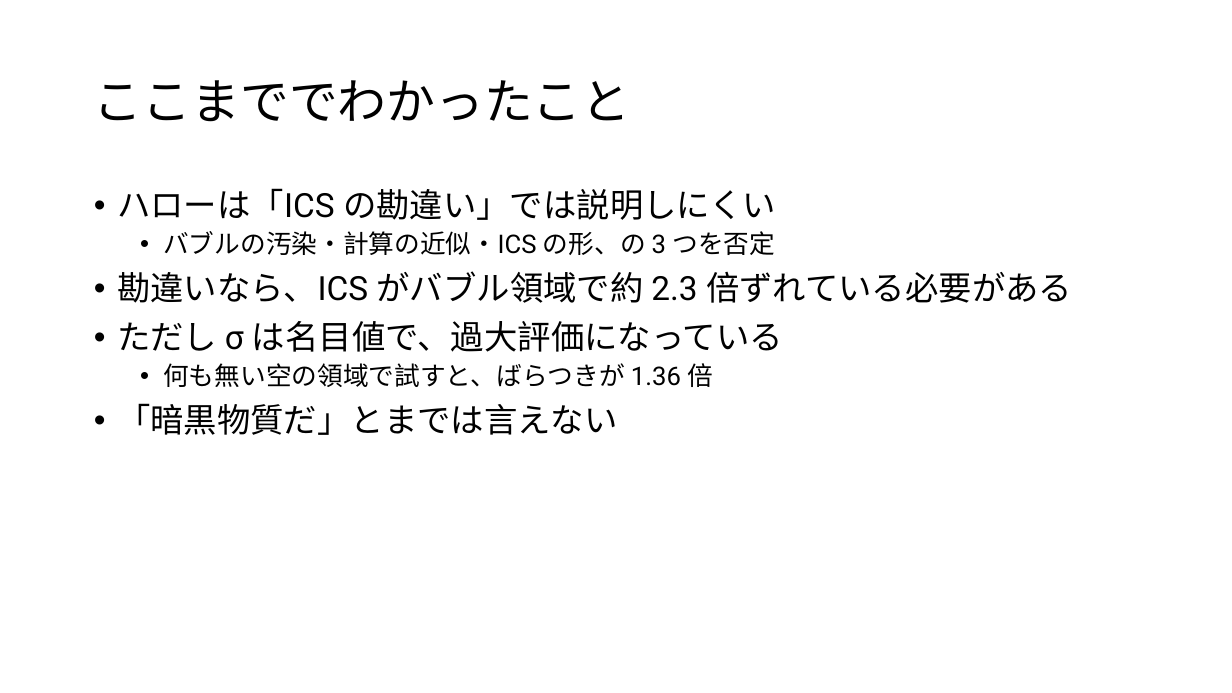
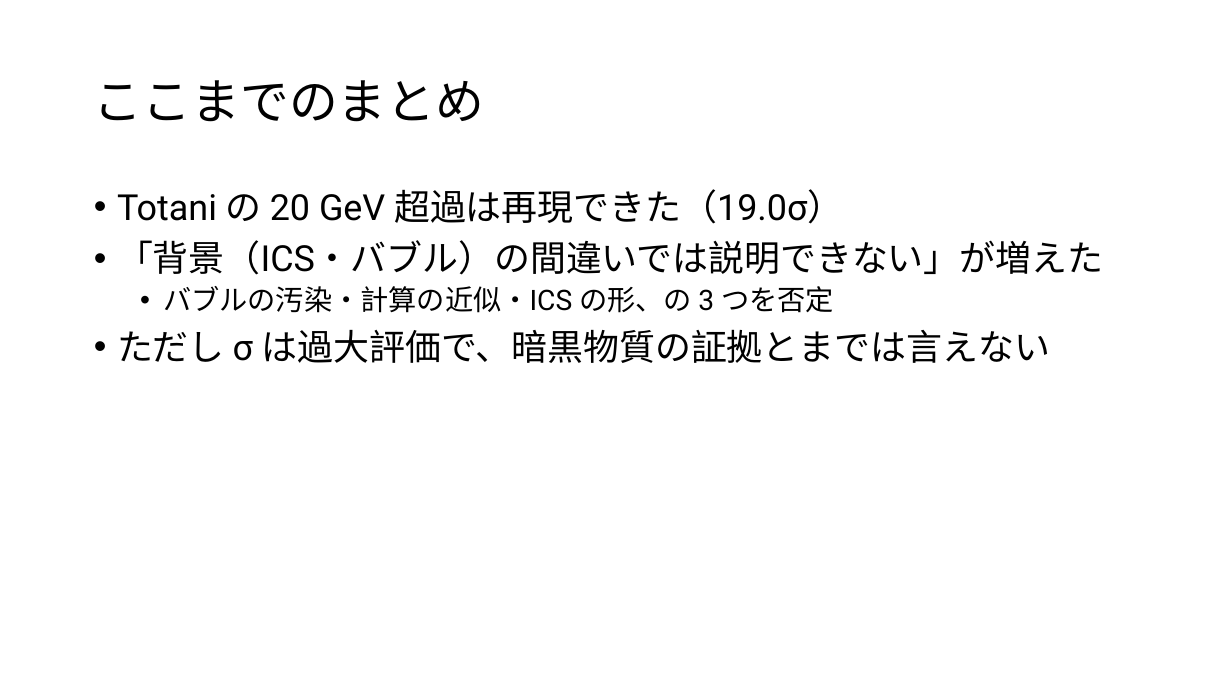
Before and after one commit to Mikann20041029/darkmatter-slides, a slide deck: slide 8 of slides/2026-10-02_研究進捗報告.pptx (slide 9 before the commit). Drawn at 1232x693 pixels with LibreOffice and Linux fonts; fonts in the diff are those of the drawing. Boxes give left, top, right and bottom in pixels: in the first picture for what was removed or moved away, otherwise in the second. Text is boxed around its words. In the diff, an @@ line names an element or a change of style, - is before the commit and + after.

```diff
--- a/slides/2026-10-02_研究進捗報告.pptx
+++ b/slides/2026-10-02_研究進捗報告.pptx
@@ title at [94, 80, 484, 122]: text changed @@
-ここまででわかったこと
+ここまでのまとめ
@@ text at [117, 189, 1103, 275]: text changed; size 26 to 28 pt @@
-• ハローは「ICS の勘違い」では説明しにくい
+• Totani の 20 GeV 超過は再現できた（19.0σ）
+• 「背景（ICS・バブル）の間違いでは説明できない」が増えた
@@ text at [163, 286, 834, 313]: size 20 to 22 pt in "バブルの汚染・計算の近似・ICS の形、の 3 つを否定" @@
@@ text at [117, 329, 1050, 363]: text changed; size 26 to 28 pt @@
-• 勘違いなら、ICS がバブル領域で約 2.3 倍ずれている必要がある
-• ただし σ は名目値で、過大評価になっている
-  • 何も無い空の領域で試すと、ばらつきが 1.36 倍
-• 「暗黒物質だ」とまでは言えない
+• ただし σ は過大評価で、暗黒物質の証拠とまでは言えない
```
Also in this commit, not shown: 10 other slides changed, 5 slides added, 2 slides removed, 6 other files.
